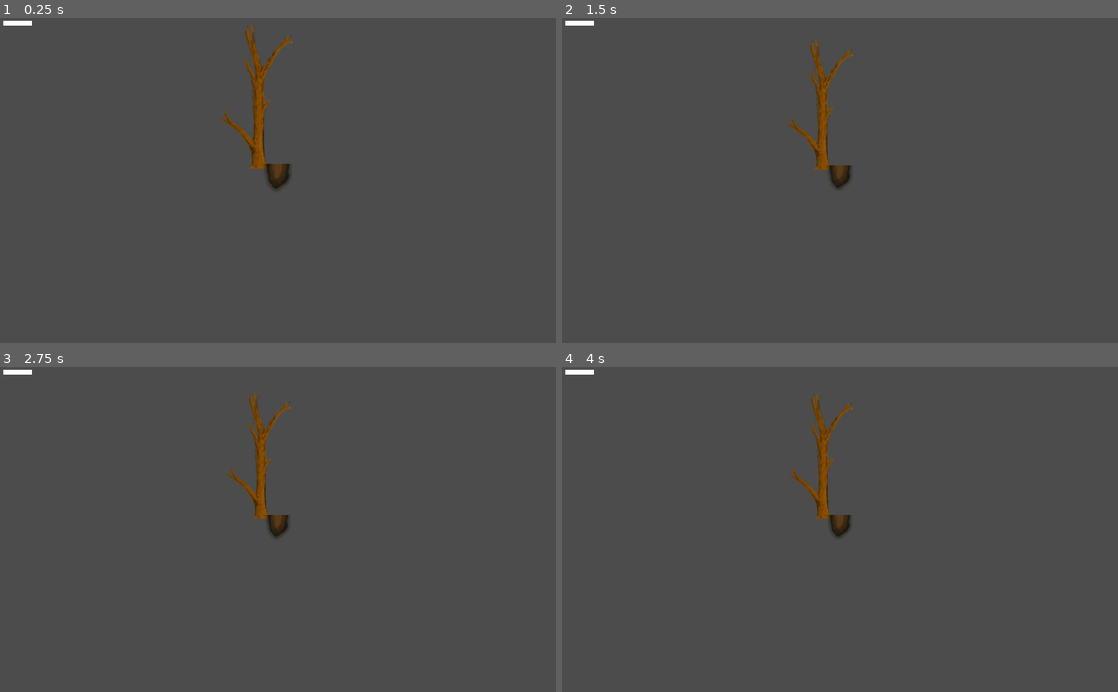
Above: before the commit, frames 1-4 (two rows, left to right).
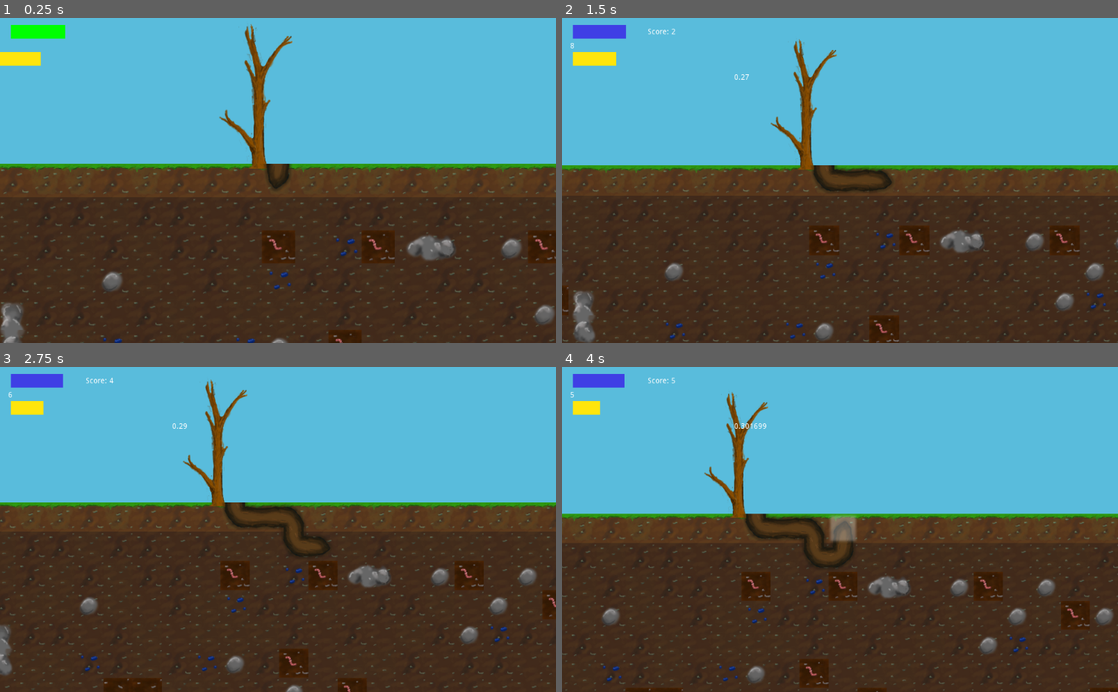
Above: after the commit, the same moments.

Repository: Sushperson/Tree-Simulator-2023
Game: Godot game, scene res://Scenes/World.tscn
Two runs of this game, one before a commit and one after it. Both use one fixed random seed, a clock stepped at 60 frames per second and the inputs below. The engine's default icon, where the game draws it, is replaced by a stand-in: a white triangle on a blue panel in a dark square.
Inputs:
- Up to frame 1 (0.25 s): no input
- Up to frame 2 (1.5 s): tap Enter (ui_accept) at 0.5, 0.6, 0.77, 1.07, 1.35 s; hold D (right) 0.53-1.28 s; hold S (down) from 1.28 s (still down)
- Up to frame 3 (2.75 s): tap Enter (ui_accept) at 1.52, 1.82, 2.1 s; release S (down) at 2.03 s; hold D (right) from 2.03 s (still down)
- Up to frame 4 (4 s): release D (right) at 2.78 s; hold W (up) 2.78-3.53 s; tap Enter (ui_accept) at 2.85, 3.02, 3.32, 3.6, 3.77 s; hold A (left) from 3.53 s (still down)

The runs differ from the first frame. In frame 1, 97% of the frame differs, in the area x 0-100%, y 0-100%; in frame 2, 98%; in frame 3, 98%; in frame 4, 98%.
Error before the commit: Parse Error: The identifier "tree" isn't declared in the current scope. (res://Scripts/World.gd:157)

Commit message:
skilltree text3

Diff:
--- a/Tree_sim/Scenes/skilltree.tscn
+++ b/Tree_sim/Scenes/skilltree.tscn
@@ -189,9 +189,7 @@
 visible = false
 position = Vector2( -43, -46 )
 links = true
-
-beschreibungs_text = "zerstöre einen stein Mehr"
-
+beschreibungs_text = "zerstöre einen stein Mehr"
 type = 1
 ast = 101
 
@@ -199,9 +197,7 @@
 visible = false
 position = Vector2( -29, -25 )
 links = true
-
-beschreibungs_text = "zerstöre einen stein Mehr"
-
+beschreibungs_text = "zerstöre einen stein Mehr"
 type = 1
 ast = 102
 
@@ -210,9 +206,7 @@
 position = Vector2( -53, -32 )
 links = true
 oben = true
-
-beschreibungs_text = "zerstöre einen stein Mehr"
-
+beschreibungs_text = "zerstöre einen stein Mehr"
 type = 1
 ast = 103
 
@@ -221,9 +215,7 @@
 position = Vector2( -25, -44 )
 links = true
 oben = true
-
-beschreibungs_text = "zerstöre einen stein Mehr"
-
+beschreibungs_text = "zerstöre einen stein Mehr"
 type = 1
 ast = 104
 
@@ -232,9 +224,7 @@
 position = Vector2( -54, -6 )
 links = true
 oben = true
-
-beschreibungs_text = "zerstöre einen stein Mehr"
-
+beschreibungs_text = "zerstöre einen stein Mehr"
 type = 1
 ast = 104
 
@@ -243,9 +233,7 @@
 position = Vector2( -54, -36 )
 links = true
 oben = true
-
-beschreibungs_text = "zerstöre einen stein Mehr"
-
+beschreibungs_text = "zerstöre einen stein Mehr"
 type = 1
 ast = 105
 
@@ -261,9 +249,7 @@
 position = Vector2( -15, -118 )
 links = true
 oben = true
-
 type = 2
-
 ast = 201
 
 [node name="skill_point" parent="Node/punkte/skill_point/skill_point02/skill_point21" instance=ExtResource( 25 )]
--- a/Tree_sim/Scripts/World.gd
+++ b/Tree_sim/Scripts/World.gd
@@ -154,6 +154,7 @@
 func kaufen():
 
 	var player = get_node("Player")
+	var tree = get_node("tree")
 	var skill_node = tree.get_skill_node()
 	if skill_node.aktiv == false:
 		if skill_node.kosten_nerstoffe <= player.remaining_current_root_tiles:
